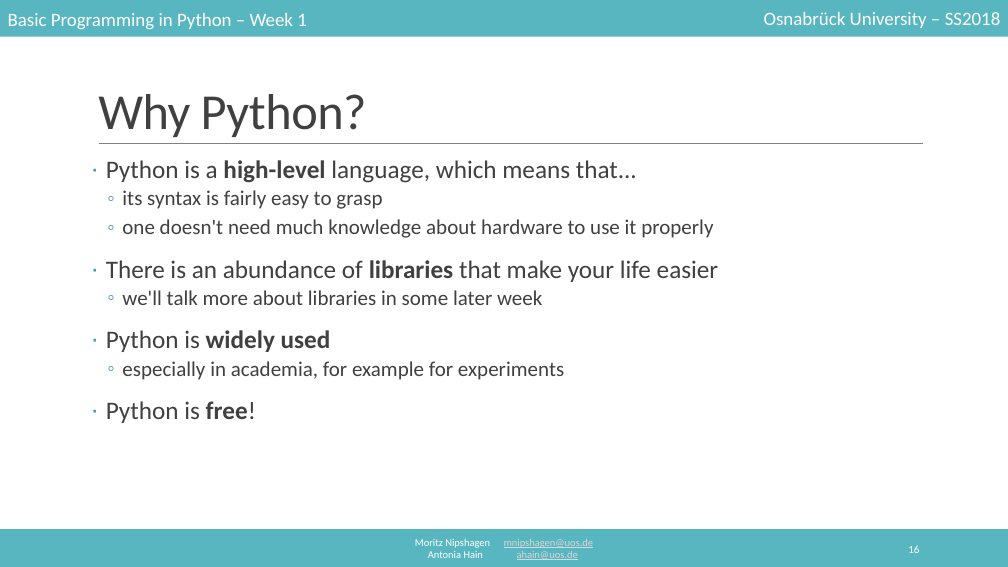
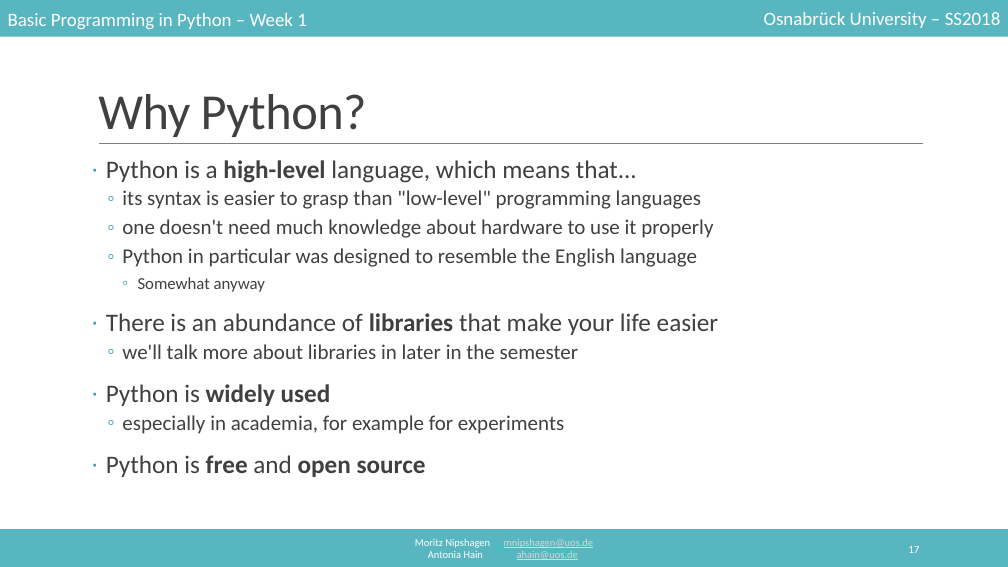
Before and after one commit to mnipshagen/monty, a slide deck: slide 17 of 2018/01/Hello_World.pptx (slide 16 before the commit). Drawn at 1008x567 pixels with LibreOffice and Linux fonts; fonts in the diff are those of the drawing. Boxes give left, top, right and bottom in pixels: in the first picture for what was removed or moved away, otherwise in the second. Text is boxed around its words. In the diff, an @@ line names an element or a change of style, - is before the commit and + after.

```diff
--- a/2018/01/Hello_World.pptx
+++ b/2018/01/Hello_World.pptx
@@ text at [122,190,701,209]: text changed @@
-  ◦ its syntax is fairly easy to grasp
+  ◦ its syntax is easier to grasp than "low-level" programming languages
@@ text at [122,248,697,292]: paragraphs added @@
+  ◦ Python in particular was designed to resemble the English language
+    ◦ Somewhat anyway
@@ text at [122,344,579,359]: text changed @@
-  ◦ we'll talk more about libraries in some later week
+  ◦ we'll talk more about libraries in later in the semester
@@ text at [106,455,426,477]: text changed; bold on @@
-· Python is free!
+· Python is free and open source
@@ page number at [908,546,919,553]: text changed @@
-16
+17
```
Also in this commit, not shown: 7 other slides changed, 2 slides added, 2 other files.
